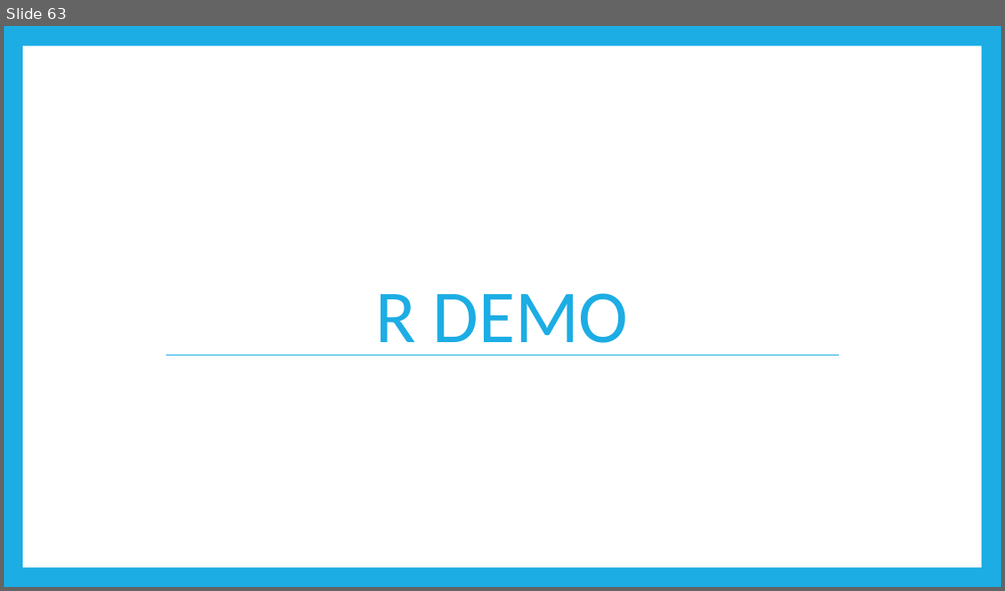
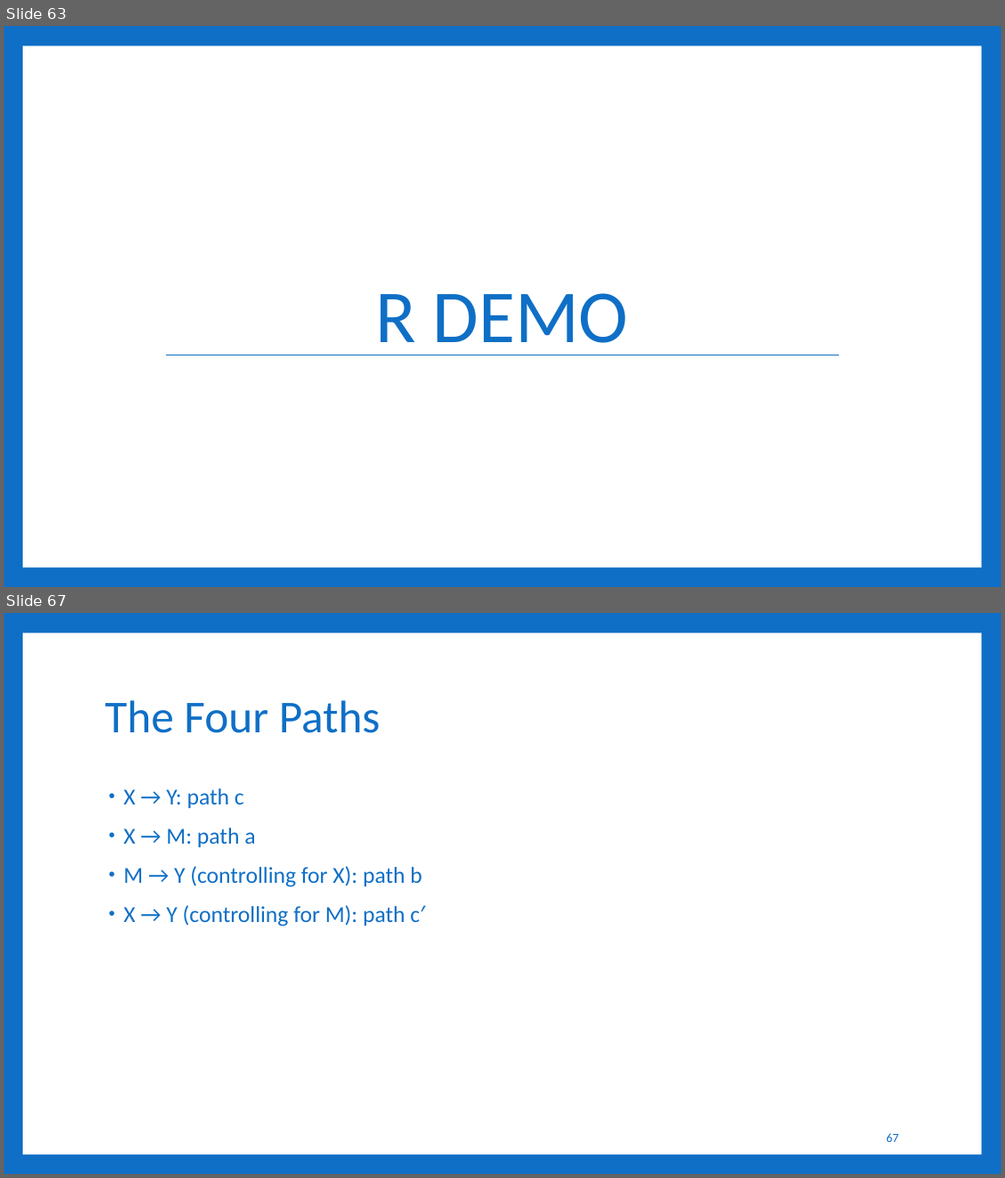
Before and after one commit to RandiLGarcia/smith-r-workshop, a slide deck: docs/Day 3 Slides.pptx. Shown one above the other, each under a label of ours: slide 63 before the commit, slides 63 and 67 after it; the slides between them are not shown. The pictures are 1005x591 and 1005x1178 pixels, drawn with LibreOffice and Linux fonts; fonts in the diff are those of the drawing. Boxes give left, top, right and bottom in pixels: in the first picture for what was removed or moved away, otherwise in the second. Text is boxed around its words. In the diff, an @@ line names an element or a change of style, - is before the commit and + after.

```diff
--- a/docs/Day 3 Slides.pptx
+++ b/docs/Day 3 Slides.pptx
@@ slide 67 added at box(4, 613, 1001, 1174), background #0F6FC6; not listed: 1 template element that a slide beside it also shows @@
@@ title added at box(105, 700, 380, 733), 44 pt, text #0F6FC6 @@
+The Four Paths
@@ text added at box(123, 788, 425, 926), 22 pt, text #0F6FC6 @@
+• X → Y: path c
+• X → M: path a
+• M → Y (controlling for X): path b
+• X → Y (controlling for M): path c′
@@ page number added at box(886, 1133, 898, 1142), 12 pt, text #0F6FC6 @@
+67
@@ slide 63 changed as well @@
@@ background #1CADE4 to #0F6FC6 @@
@@ title "R DEMO" at box(375, 293, 629, 355): text colour #1CADE4 to #0F6FC6 @@
@@ line (166, 355) - (840, 355): stroke #1CADE4 0.79 pt to #0F6FC6 0.79 pt @@
```
Also in this commit, not shown: 62 other slides changed, 59 other slides added, 4 other files.
